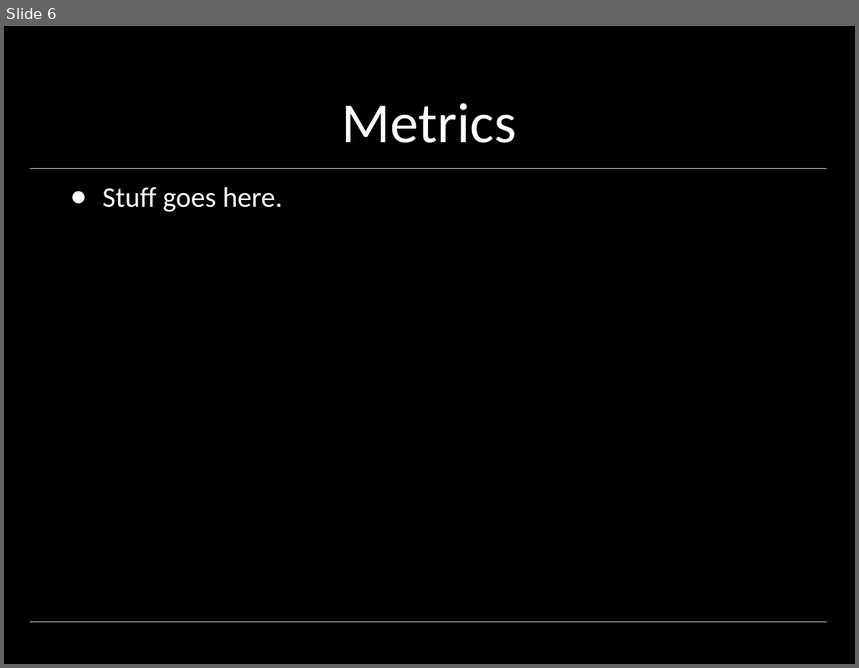
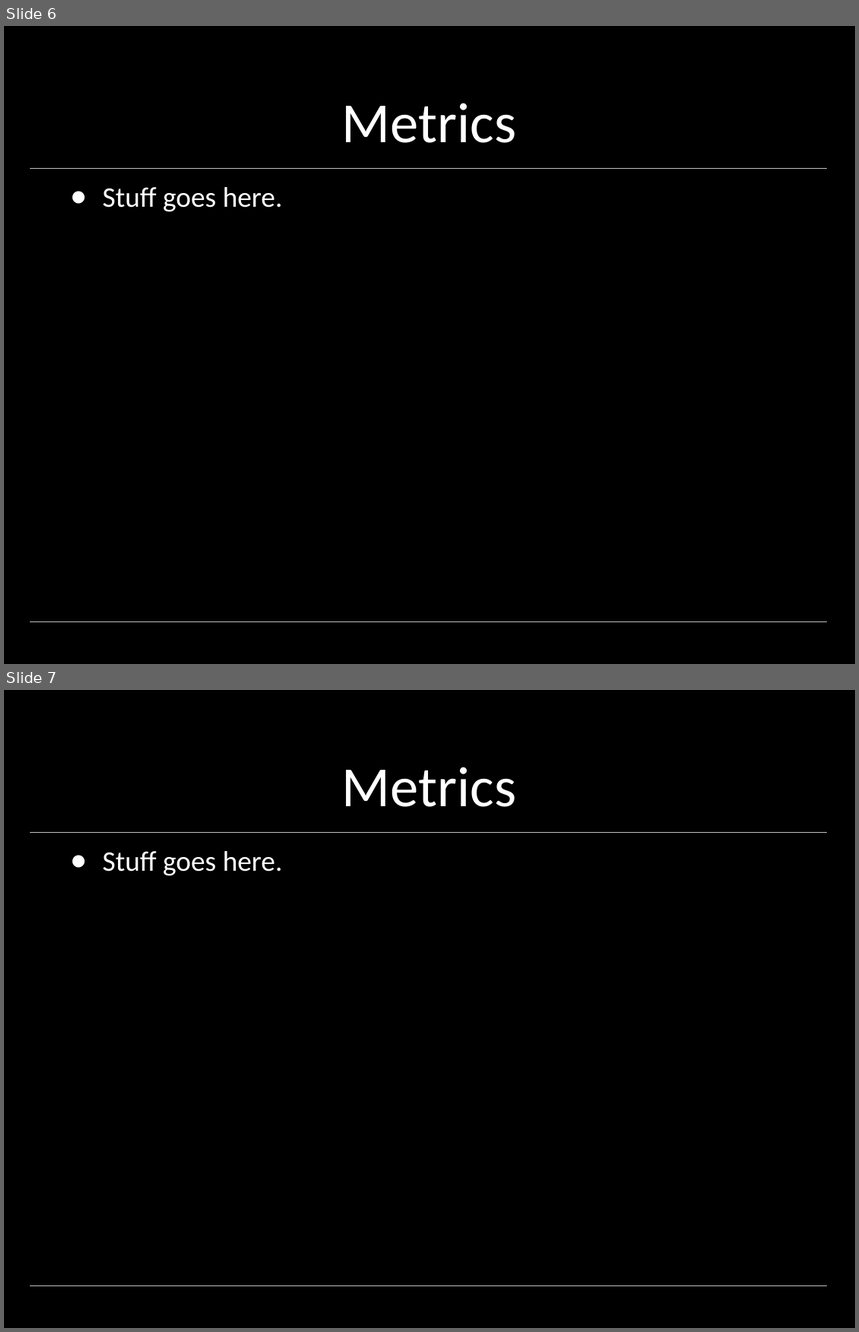
Before and after one commit to fernferret/JXI-DBManager, a slide deck: doc/FinalPres.pptx. Shown one above the other, each under a label of ours: slide 6 before the commit, slides 6 and 7 after it. The pictures are 859x668 and 859x1332 pixels, drawn with LibreOffice and Linux fonts; fonts in the diff are those of the drawing; background and template pictures are left out. Boxes give left, top, right and bottom in pixels: in the first picture for what was removed or moved away, otherwise in the second. Text is boxed around its words. In the diff, an @@ line names an element or a change of style, - is before the commit and + after.

```diff
--- a/doc/FinalPres.pptx
+++ b/doc/FinalPres.pptx
@@ slide 7 added at [4, 690, 855, 1328], background picture (left out); not listed: 2 template elements that a slide beside it also shows @@
@@ title added at [342, 767, 516, 807], 48 pt, text #FFFFFF @@
+Metrics
@@ text added at [103, 851, 283, 876], 24 pt, text #FFFFFF @@
+● Stuff goes here.
```
Also in this commit, not shown: 2 slides changed, 26 other files.
